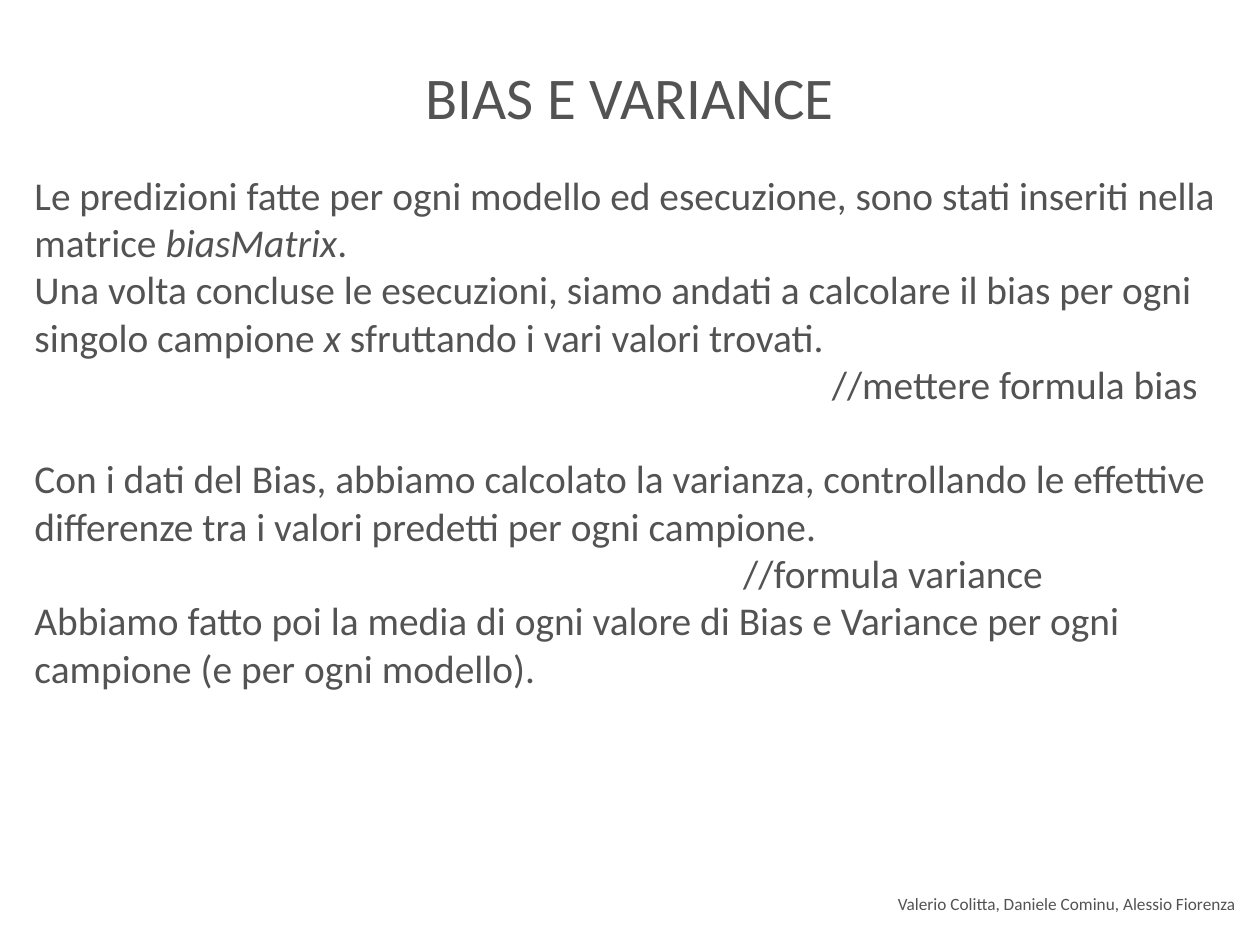
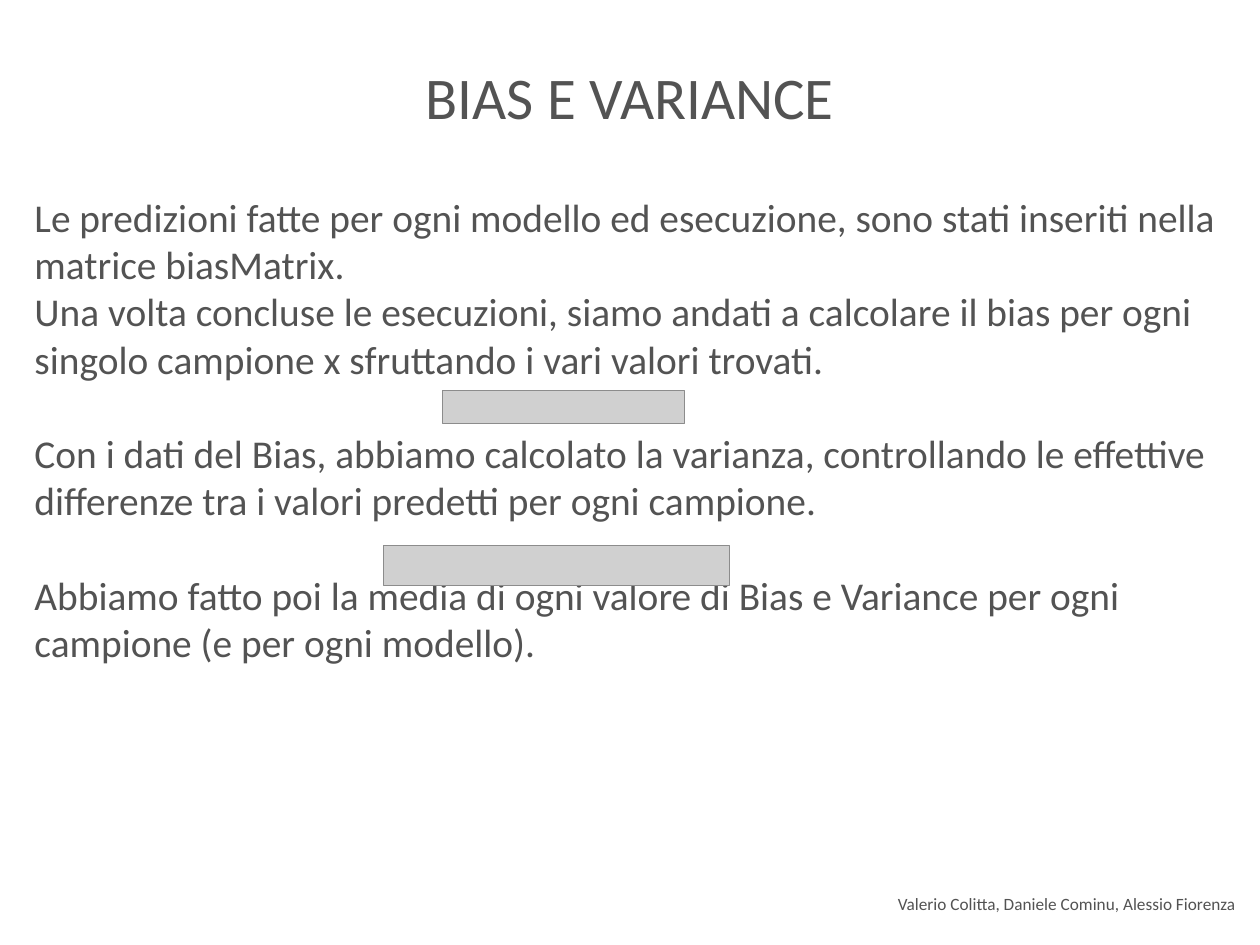
Before and after one commit to danielecominu/CreditApproval, a slide deck: slide 26 of Slide.odp. Drawn at 1260x945 pixels with LibreOffice and Linux fonts; fonts in the diff are those of the drawing; grey boxes stand for pictures. Boxes give left, top, right and bottom in pixels: in the first picture for what was removed or moved away, otherwise in the second. Text is boxed around its words. In the diff, an @@ line names an element or a change of style, - is before the commit and + after.

```diff
--- a/Slide.odp
+++ b/Slide.odp
@@ subtitle "Le predizioni fatte per ogni ...": place and size @@
-subtitle "Le predizioni fatte per ogni ..." at <box>34,182,1214,690</box>
+subtitle "Le predizioni fatte per ogni ..." at <box>34,204,1214,664</box>
@@ subtitle at <box>34,204,1214,381</box>: italic off in "biasMatrix.", "x" @@
@@ subtitle at <box>832,371,1198,401</box>: paragraph removed @@
-//mettere formula bias
@@ picture added at <box>443,391,684,424</box> @@
@@ picture added at <box>384,546,729,587</box> @@
@@ subtitle at <box>743,560,1043,590</box>: paragraph removed @@
-//formula variance
```
Also in this commit, not shown: 2 other files.
